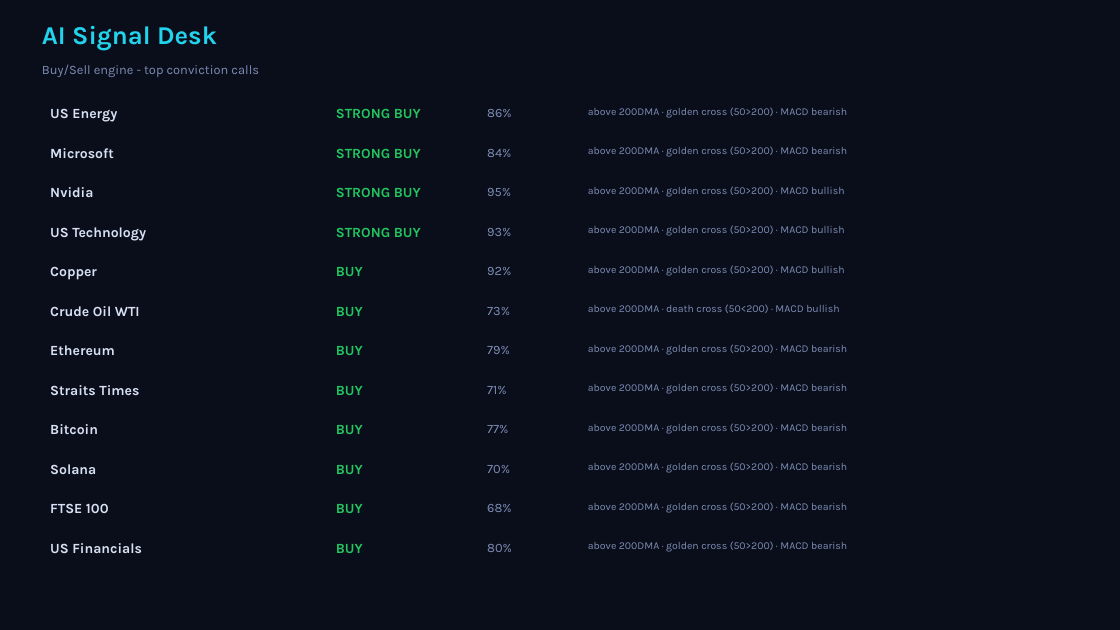
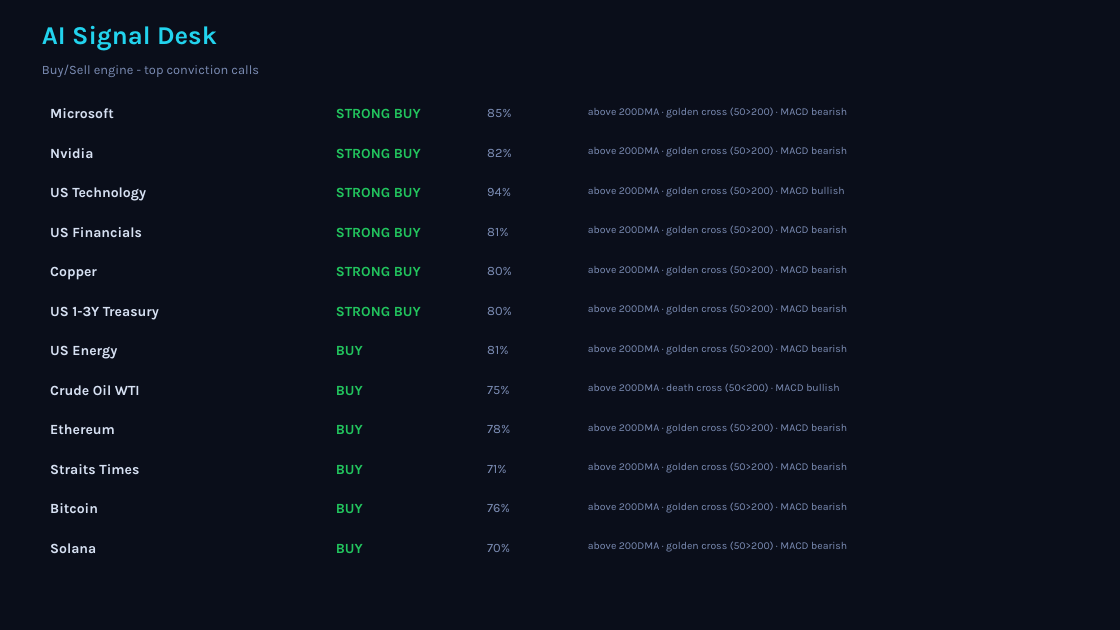
Before and after one commit to Pravkum23/pmr-terminal, a slide deck: slide 4 of docs/pmr_daily.pptx. Drawn at 1120x630 pixels with LibreOffice and Linux fonts; fonts in the diff are those of the drawing. Boxes give left, top, right and bottom in pixels: in the first picture for what was removed or moved away, otherwise in the second. Text is boxed around its words. In the diff, an @@ line names an element or a change of style, - is before the commit and + after.

```diff
--- a/docs/pmr_daily.pptx
+++ b/docs/pmr_daily.pptx
@@ text "Microsoft": place and size @@
-text "Microsoft" at box(50, 148, 114, 158)
+text "Microsoft" at box(50, 108, 114, 118)
@@ text "Nvidia": place and size @@
-text "Nvidia" at box(50, 187, 93, 197)
+text "Nvidia" at box(50, 148, 93, 158)
@@ text at box(487, 149, 512, 157): text changed @@
-84%
+82%
@@ text added at box(50, 187, 146, 201), 12 pt, text #D7E1F3, bold @@
+US Technology
@@ text at box(487, 188, 511, 196): text changed @@
-95%
+94%
@@ text at box(50, 227, 142, 237): text changed @@
-US Technology
+US Financials
@@ text at box(487, 228, 508, 236): text changed @@
-93%
+81%
@@ text at box(588, 225, 847, 236): text changed @@
-above 200DMA · golden cross (50>200) · MACD bullish
+above 200DMA · golden cross (50>200) · MACD bearish
@@ text at box(336, 267, 421, 276): text changed @@
-BUY
+STRONG BUY
@@ text at box(487, 267, 512, 275): text changed @@
-92%
+80%
@@ text at box(588, 265, 847, 276): text changed @@
-above 200DMA · golden cross (50>200) · MACD bullish
+above 200DMA · golden cross (50>200) · MACD bearish
@@ text added at box(50, 306, 159, 320), 12 pt, text #D7E1F3, bold @@
+US 1-3Y Treasury
@@ text at box(336, 307, 421, 316): text changed @@
-BUY
+STRONG BUY
@@ text at box(487, 307, 512, 315): text changed @@
-73%
+80%
@@ text at box(588, 304, 847, 315): text changed @@
-above 200DMA · death cross (50<200) · MACD bullish
+above 200DMA · golden cross (50>200) · MACD bearish
@@ text "US Energy": place and size @@
-text "US Energy" at box(50, 108, 117, 122)
+text "US Energy" at box(50, 345, 117, 359)
@@ text at box(487, 346, 508, 354): text changed @@
-79%
+81%
@@ text added at box(487, 386, 510, 394), 11 pt, text #7C8DB5 @@
+75%
@@ text at box(588, 383, 839, 392): text changed @@
-above 200DMA · golden cross (50>200) · MACD bearish
+above 200DMA · death cross (50<200) · MACD bullish
@@ text at box(487, 425, 510, 433): text changed @@
-77%
+78%
@@ text removed at box(50, 503, 109, 513) @@
-FTSE 100
@@ text at box(487, 504, 510, 512): text changed @@
-68%
+76%
@@ 7 texts: place and size @@
-7 texts at box(50, 306, 510, 474)
+7 texts at box(50, 385, 510, 553)
@@ text removed at box(50, 543, 142, 553) @@
-US Financials
@@ text removed at box(487, 544, 512, 552) @@
-80%
```
Also in this commit, not shown: 3 other slides changed, 2 other files.
